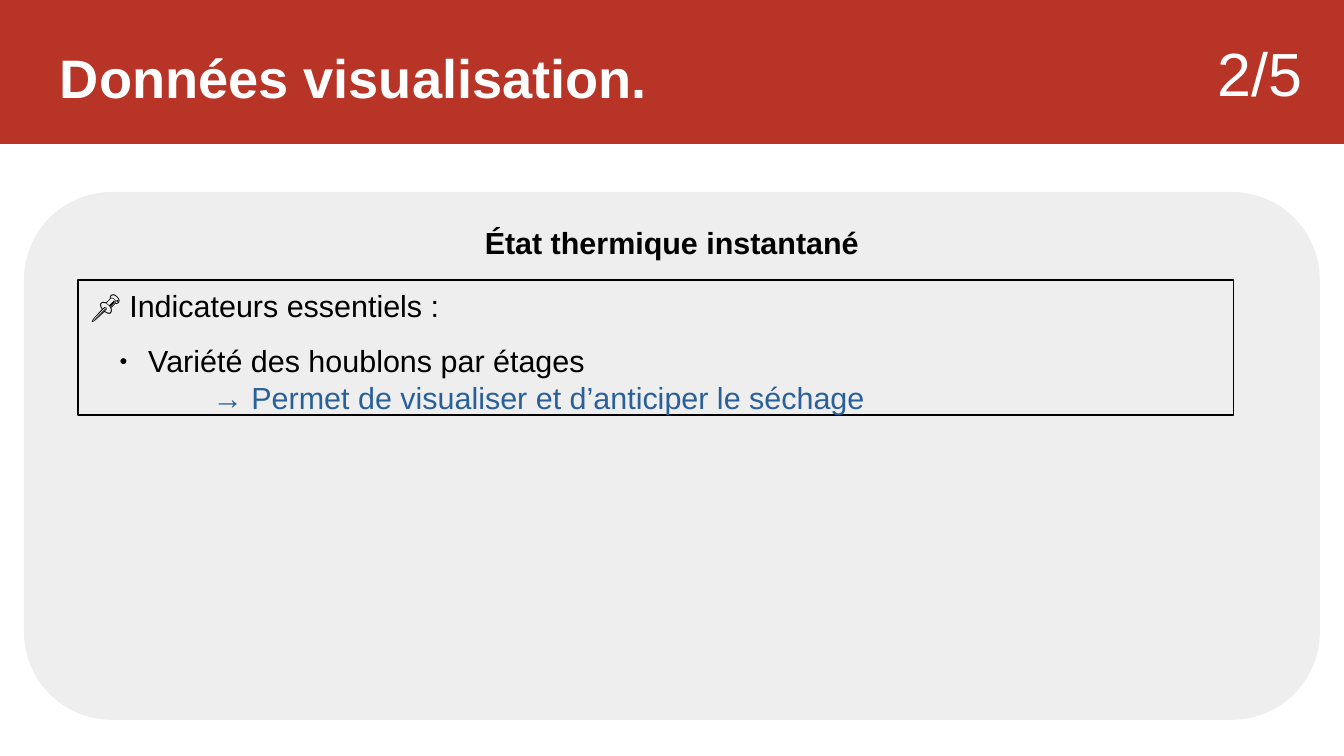
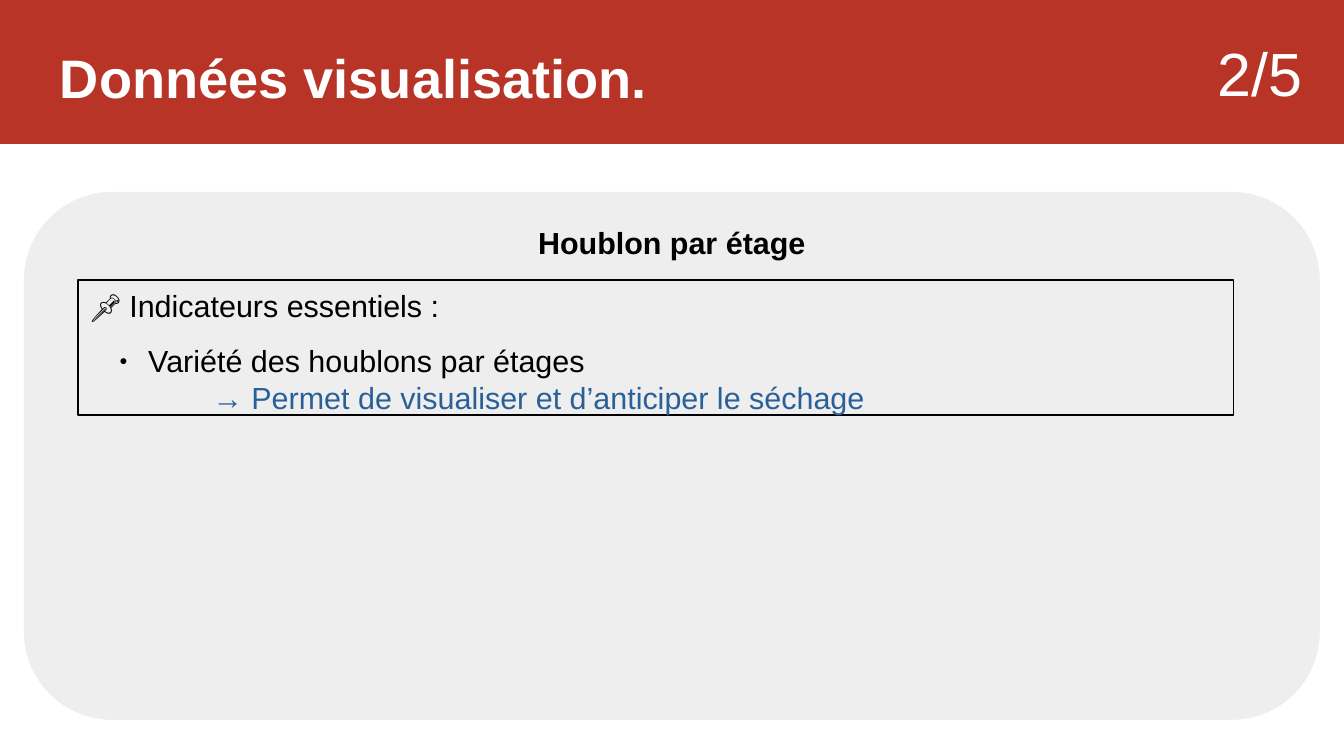
Before and after one commit to Sauvage89/sechoir-houblon, a slide deck: slide 19 of doc/diaporama/revu2/revu2_sauvage.odp. Drawn at 1344x756 pixels with LibreOffice and Linux fonts; fonts in the diff are those of the drawing. Boxes give left, top, right and bottom in pixels: in the first picture for what was removed or moved away, otherwise in the second. Text is boxed around its words. In the diff, an @@ line names an element or a change of style, - is before the commit and + after.

```diff
--- a/doc/diaporama/revu2/revu2_sauvage.odp
+++ b/doc/diaporama/revu2/revu2_sauvage.odp
@@ text in rounded rectangle at <box>538,231,806,260</box>: text changed @@
-État thermique instantané
+Houblon par étage
```
Also in this commit, not shown: 2 other slides changed, 2 slides added.
